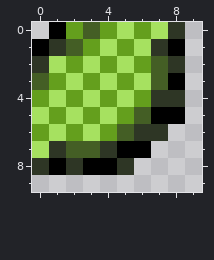
Edited in one commit: pixel-art sprite (assets/seg_ul.png). The picture above was drawn from the file before the commit.
The file is 10x10 pixels.
New version:
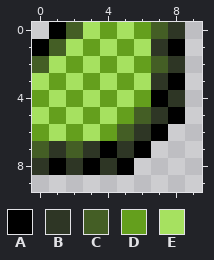
Palette (. is transparent): A #000000  B #2e3625  C #445e25  D #649f1d  E #a6e160
Changes in this commit:
y 0: x 2..3 DC -> CE; x 7 E -> C
y 1: x 1..2 BC -> CE
y 2: x 0 B -> C
y 3: x 0 C -> E; x 7 C -> B
y 4: x 7 B -> A
y 5: x 7 A -> B
y 6: x 7 B -> A
y 7: x 0 E -> C; x 3..5 CBA -> BAB
y 8: x 4..5 AB -> BA
Boxes around the changes in both pictures, in picture pixels (x1, y1, x2, y2):
changed: (32, 22, 168, 175)
